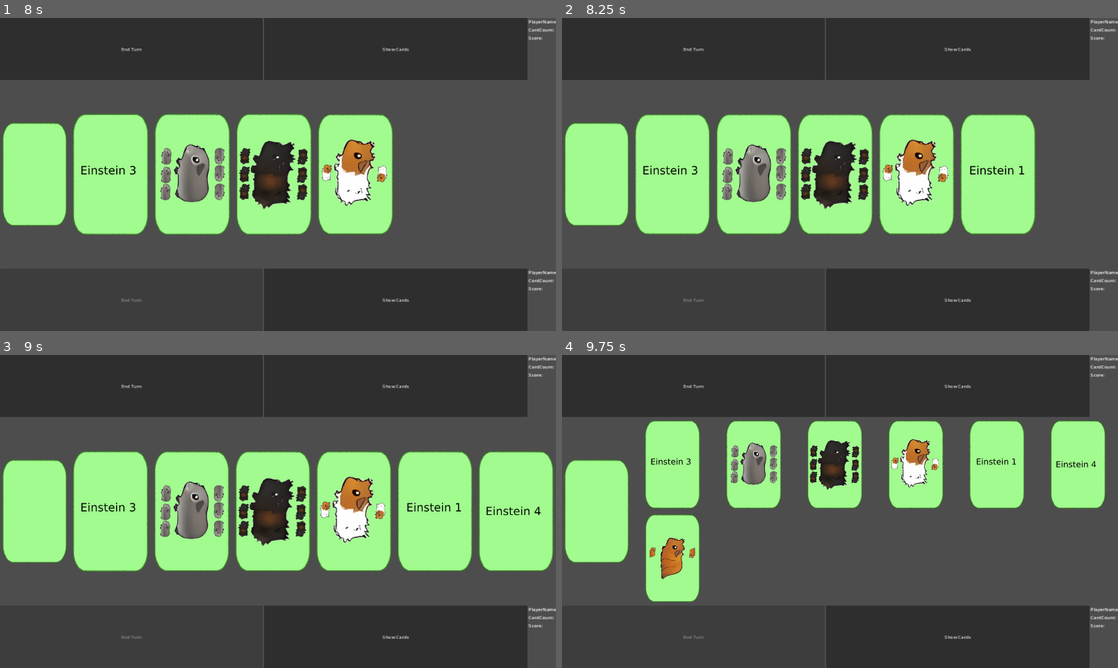
Above: before the commit, frames 1-4 (two rows, left to right).
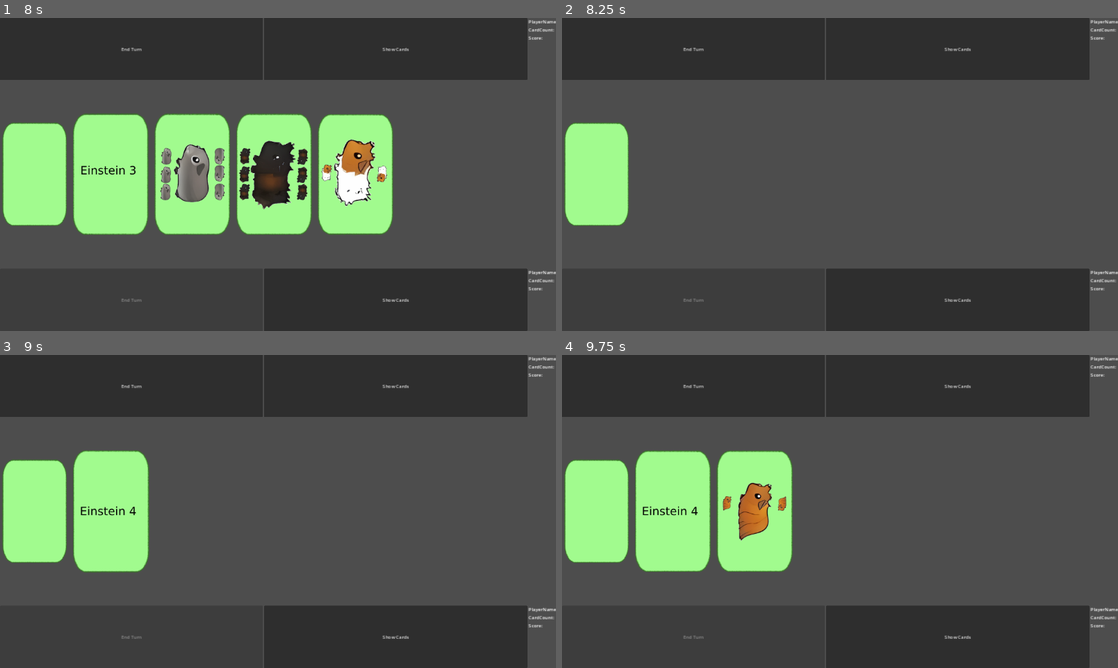
Above: after the commit, the same moments.

Repository: ElQDuck/guinea-piggies
Game: Godot game, scene res://scenes/main.tscn
The game is run twice, just before and just after one commit, with the same random seed, the same clock (stepped at 60 frames per second) and the same inputs.
Inputs (mouse positions are in pixels of both pictures, inside the frame that each line leads up to):
- Up to frame 1 (8 s): click "End Turn" at 0.5 s; click "Show Cards" at 1.25 s; click (33, 174) at 2 s; click "End Turn" at 2.75 s; click "Show Cards" at 3.5 s; click (33, 174) at 4.25 s; click "End Turn" at 5 s; click "Show Cards" at 5.75 s; click (33, 174) at 6.5 s; tap Enter at 7.25 s
- Up to frame 2 (8.25 s): tap Space at 8 s
- Up to frame 3 (9 s): tap Enter at 8.75 s
- Up to frame 4 (9.75 s): tap Space at 9.5 s

Frame 1 is identical in both runs. In frame 2, 25% of the frame differs, in the area x 13-86%, y 30-70%; in frame 3, 25%, in the area x 13-100%, y 30-70%; in frame 4, 20%.

Commit message:
feat: add double card detection

Diff:
--- a/scenes/main.tscn
+++ b/scenes/main.tscn
@@ -106,6 +106,8 @@
 text = "Score:"
 
 [connection signal="pressed" from="TableUi/VBoxContainer/Player1/EndTurn" to="Player1" method="_on_end_turn_pressed"]
+[connection signal="pressed" from="TableUi/VBoxContainer/Player1/ShowCards" to="Player1" method="_on_show_cards_pressed"]
 [connection signal="card_drawn_from_deck" from="TableUi/VBoxContainer/Cards/MarginContainer/Deck" to="Table" method="_card_drawn_from_deck"]
 [connection signal="pressed" from="TableUi/VBoxContainer/Cards/MarginContainer/Deck" to="TableUi/VBoxContainer/Cards/MarginContainer/Deck" method="_on_pressed"]
 [connection signal="pressed" from="TableUi/VBoxContainer/Player2/EndTurn" to="Player2" method="_on_end_turn_pressed"]
+[connection signal="pressed" from="TableUi/VBoxContainer/Player2/ShowCards" to="Player2" method="_on_show_cards_pressed"]
--- a/scripts/Deck.gd
+++ b/scripts/Deck.gd
@@ -31,8 +31,8 @@
 
 # Called when the node enters the scene tree for the first time.
 func _ready():
-	add_user_signal("card_drawn_from_deck", [{"name": "drawnCard", "type": Card}])
-
+	pass
+	#add_user_signal("card_drawn_from_deck", [{"name": "drawnCard", "type": Card}])
 
 # Called every frame. 'delta' is the elapsed time since the previous frame.
 func _process(delta):
@@ -40,8 +40,8 @@
 
 func _on_pressed():
 	var drawnCard: Card = DrawRandomCard()
+	$"../../GridContainer".add_child(CreateCard(drawnCard.Type, drawnCard.Value))
 	card_drawn_from_deck.emit(drawnCard)
-	$"../../GridContainer".add_child(CreateCard(drawnCard.Type, drawnCard.Value))
 
 func CreateCard(piggyType: int, cardValue: int) -> Node:
 	var marginContainer = MarginContainer.new()
--- a/scripts/Player1.gd
+++ b/scripts/Player1.gd
@@ -1,6 +1,7 @@
 extends Node2D
 
 @export var Active: bool = true
+@export var CardsInHand: Array = []
 
 # Called when the node enters the scene tree for the first time.
 func _ready():
@@ -15,4 +16,11 @@
 func _on_end_turn_pressed():
 	print("Player1 ended turn")
 	print("He got:")
-	print($"../Table".Cards)
+	print($"../Table".CardsOnTable)
+
+
+func _on_show_cards_pressed():
+	print("Player 1 Cards in hand:")
+	var printOutput := "- %s : %s"
+	for card: Card in CardsInHand:
+		print(printOutput % [Card.PiggyType.keys()[card.Type], card.Value])
--- a/scripts/Player2.gd
+++ b/scripts/Player2.gd
@@ -1,6 +1,7 @@
 extends Node2D
 
 @export var Active: bool = false
+@export var CardsInHand: Array = []
 
 # Called when the node enters the scene tree for the first time.
 func _ready():
@@ -16,3 +17,10 @@
 	print("Player1 ended turn")
 	print("He got:")
 	print($"../Table".Cards)
+
+
+func _on_show_cards_pressed():
+	print("Player 2 Cards in hand:")
+	var printOutput := "- %s : %s"
+	for card: Card in CardsInHand:
+		print(printOutput % [Card.PiggyType.keys()[card.Type], card.Value])
--- a/scripts/Table.gd
+++ b/scripts/Table.gd
@@ -1,6 +1,6 @@
 extends Node2D
 
-@export var Cards: Array = []
+@export var CardsOnTable: Array = []
 
 # Called when the node enters the scene tree for the first time.
 func _ready():
@@ -11,9 +11,24 @@
 	pass
 
 func _card_drawn_from_deck(drawnCard: Card):
-	Cards.append(drawnCard)
+	CardsOnTable.push_back(drawnCard)
+	CheckDoubleCards(drawnCard)
 
-func CheckDoubleCards(newCard):
-	pass
-	#for card in Cards:
-		#if card.
+func CheckDoubleCards(newCard: Card):
+	# Find double card types
+	for i in range(CardsOnTable.size() - 1):
+		if CardsOnTable[i].Type == newCard.Type:
+			print("Double card found: " + Card.PiggyType.keys()[newCard.Type])
+			# Add left over cards to current player
+			if $"../Player1".Active:
+				for j in range(i):
+					$"../Player1".CardsInHand.push_back(CardsOnTable[j])
+			if $"../Player2".Active:
+				for j in range(i):
+					$"../Player2".CardsInHand.push_back(CardsOnTable[j])
+			# Cleanup table
+			CardsOnTable.clear()
+			for uiCardOnTable in $"../TableUi/VBoxContainer/Cards/GridContainer".get_children():
+				$"../TableUi/VBoxContainer/Cards/GridContainer".remove_child(uiCardOnTable)
+				uiCardOnTable.queue_free()
+			break
